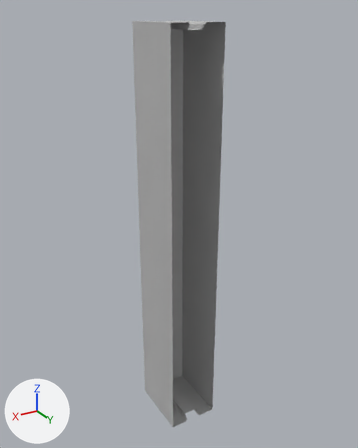
Two versions of the FBX model Art/Export/SM/SM_Scifi_Pillar.fbx, one commit apart.
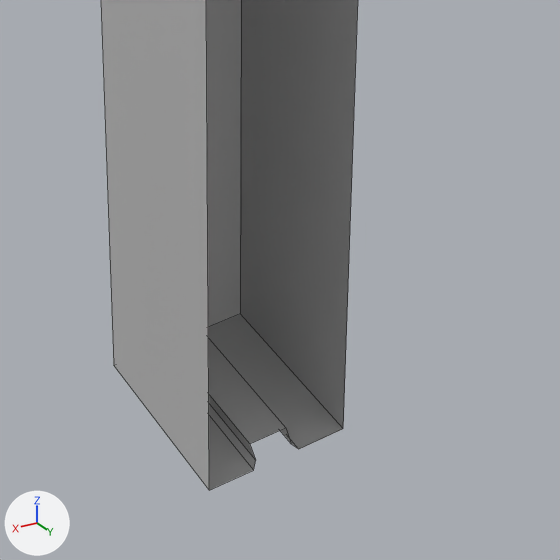
Old and new are each drawn whole from a 50 mm lens placed at (11.9, 19.97, 10.93), pointed at (-0.24, -0.26, 0.81) and again close up on the part from 31% to 77% of the width and 63% to 100% of the height. The axes (+X, +Y, +Z) are drawn at lower left. The lights are the same throughout. The close-ups show mesh edges as thin lines. Where no turn or scale is listed for an object, it has been applied to the vertices.

The first close-up shows 'SM_Scifi_Pillar'.
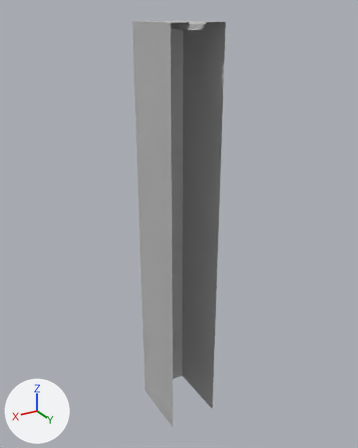
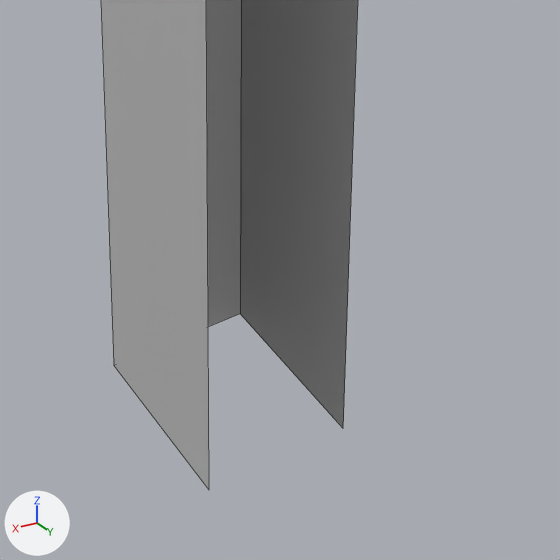
What differs and where, as boxes [x1, y1, x2, y2] in the close-ups (560 x 560 px):
'SM_Scifi_Pillar', reshaped: before [101, 0, 358, 490]; after [101, 0, 358, 489]
part 1 of me_mesh, deleted: before [208, 314, 343, 490]

What the commit changed:
me_mesh has 32 vertices, 23 faces and spans x -1.3..1.3, y -1.7..1.7, z -10.5..10.5.
me_mesh is used by ob_sm_scifi_pillar; location (0.0, 0.0, 0.0).
Verts and faces of me_mesh; kept vertices keep their numbers, new ones are numbered from 32.
Before the commit, vertices of me_mesh: 0 (1.3, 1.7, -10.5) at pixel (209, 490), 1 (-1.3, 1.7, -10.5) at pixel (343, 428), 6 (1.3, -1.7, -10.5) at pixel (113, 365), 7 (-1.3, -1.7, -10.5) at pixel (240, 313), 8 (0.4, 1.4, -10.2) at pixel (249, 443).
Before the commit, vertices of me_mesh: 9 (0.4, -1.4, -10.2), 10 (-0.3, -1.4, -10.2), 11 (-0.3, 1.4, -10.2) at pixel (285, 427), 16 (-0.4, 1.7, -10.5) at pixel (298, 449), 17 (-0.3, 1.6, -10.4) at pixel (291, 444).
Before the commit, vertices of me_mesh: 18 (-0.4, -1.7, -10.5), 19 (-0.3, -1.6, -10.4), 24 (0.5, 1.7, -10.5) at pixel (253, 470), 25 (0.4, 1.6, -10.4) at pixel (255, 460), 26 (0.5, -1.7, -10.5).
Before the commit, vertices of me_mesh: 27 (0.4, -1.6, -10.4).
Part 1, on me_mesh:
Vertices deleted: 8, 11, 16, 17, 24, 25 (with the faces that use them).
